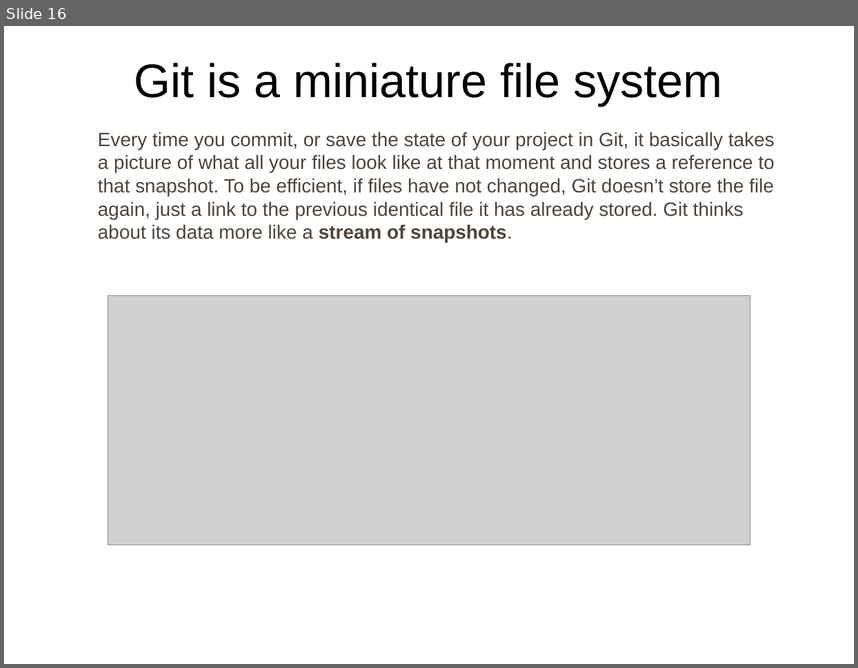
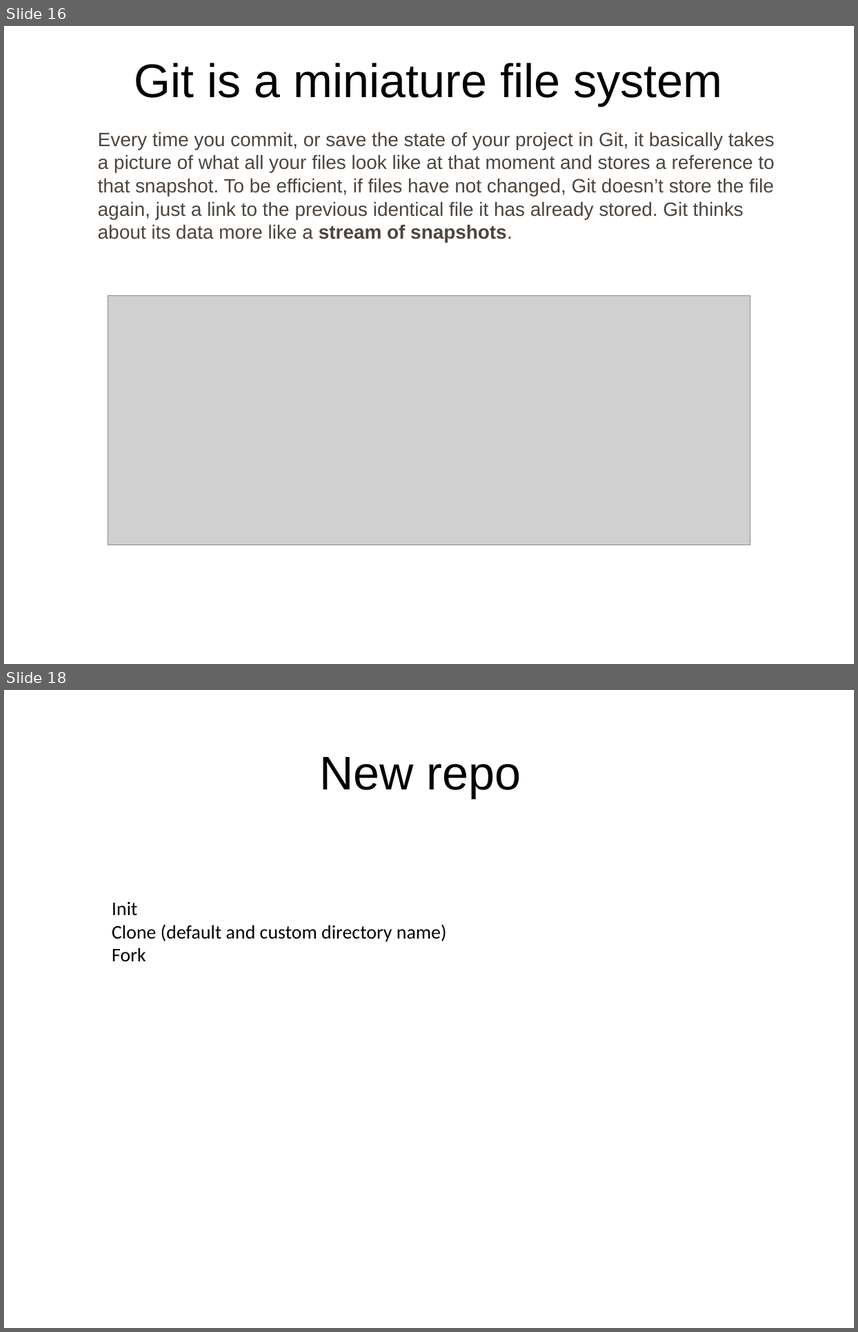
Before and after one commit to rosiv-git-trainings/docs, a slide deck: prezentacja.odp. Shown one above the other, each under a label of ours: slide 16 before the commit, slides 16 and 18 after it; the slides between them are not shown. The pictures are 858x668 and 858x1332 pixels, drawn with LibreOffice and Linux fonts; fonts in the diff are those of the drawing; grey boxes stand for pictures; background and template pictures are left out. Boxes give left, top, right and bottom in pixels: in the first picture for what was removed or moved away, otherwise in the second. Text is boxed around its words. In the diff, an @@ line names an element or a change of style, - is before the commit and + after.

```diff
--- a/prezentacja.odp
+++ b/prezentacja.odp
@@ slide 18 added at <box>4,690,854,1328</box>, background picture (left out) @@
@@ title added at <box>319,757,522,798</box>, 44 pt, text #000000 @@
+New repo
@@ text added at <box>112,902,447,961</box>, 18 pt, text #000000 @@
+– Init
+– Clone (default and custom directory name)
+– Fork
```
Also in this commit, not shown: 2 other slides added.
